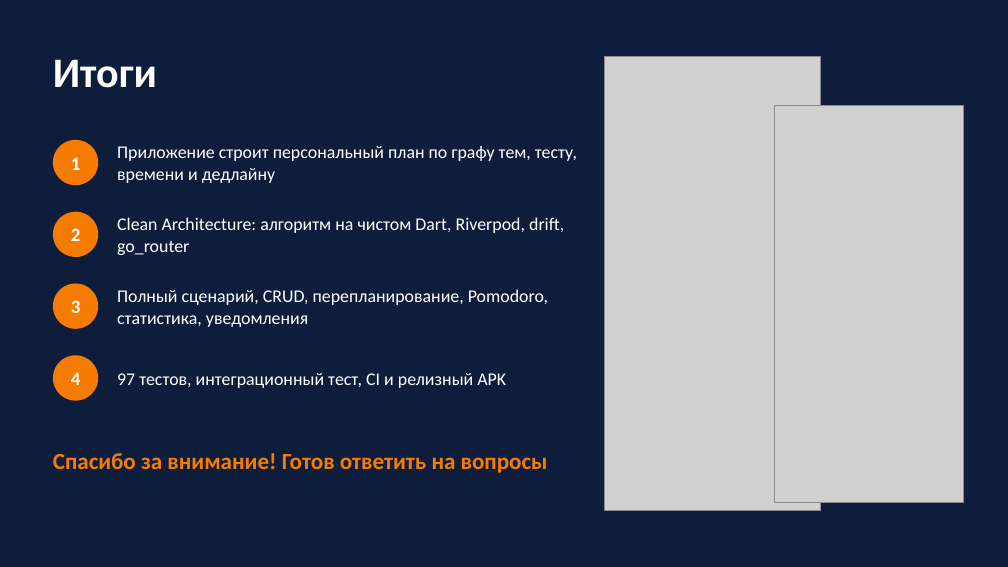
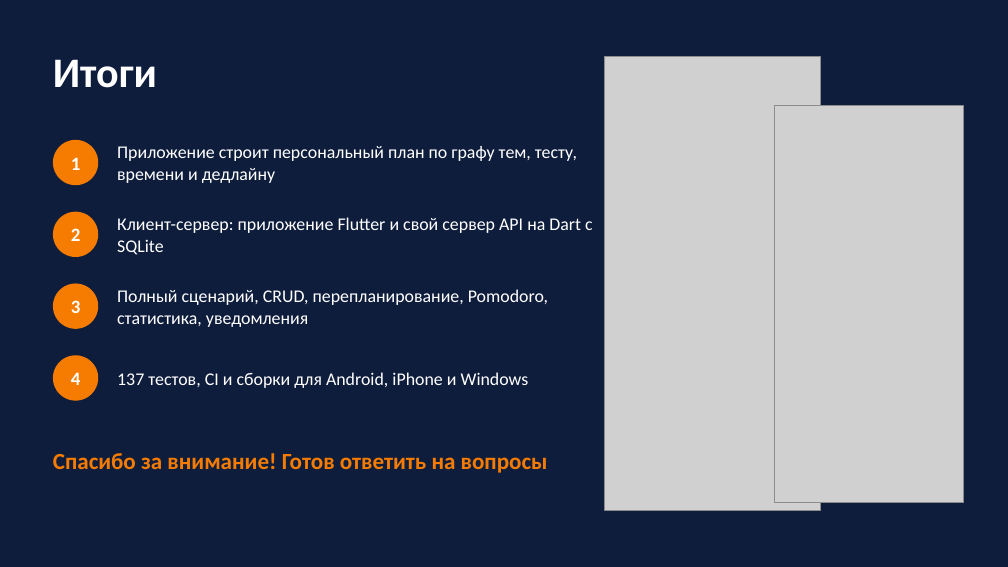
Before and after one commit to Barin5550/3_KURS_DIPLOMKA_BOBR_S, a slide deck: slide 17 of docs/presentation/Маршрут_итоговая_защита.pptx (slide 16 before the commit). Drawn at 1008x567 pixels with LibreOffice and Linux fonts; fonts in the diff are those of the drawing; grey boxes stand for pictures. Boxes give left, top, right and bottom in pixels: in the first picture for what was removed or moved away, otherwise in the second. Text is boxed around its words. In the diff, an @@ line names an element or a change of style, - is before the commit and + after.

```diff
--- a/docs/presentation/Маршрут_итоговая_защита.pptx
+++ b/docs/presentation/Маршрут_итоговая_защита.pptx
@@ text at (x1=117, y1=217, x2=593, y2=255): text changed @@
-Clean Architecture: алгоритм на чистом Dart, Riverpod, drift, go_router
+Клиент-сервер: приложение Flutter и свой сервер API на Dart с SQLite
@@ text at (x1=117, y1=372, x2=529, y2=388): text changed @@
-97 тестов, интеграционный тест, CI и релизный APK
+137 тестов, CI и сборки для Android, iPhone и Windows
```
Also in this commit, not shown: 5 other slides changed, 3 slides added, 2 slides removed, 5 other files.
